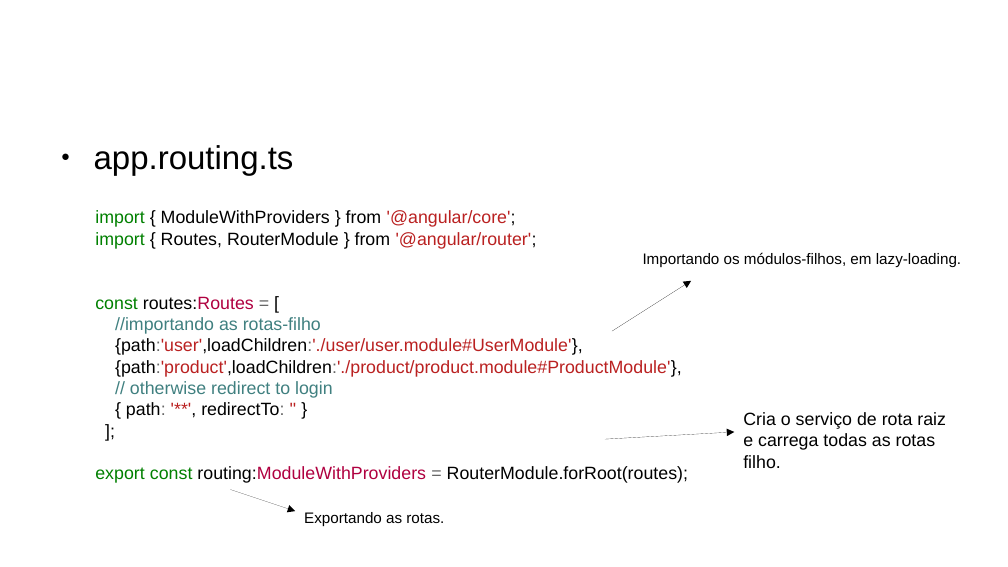
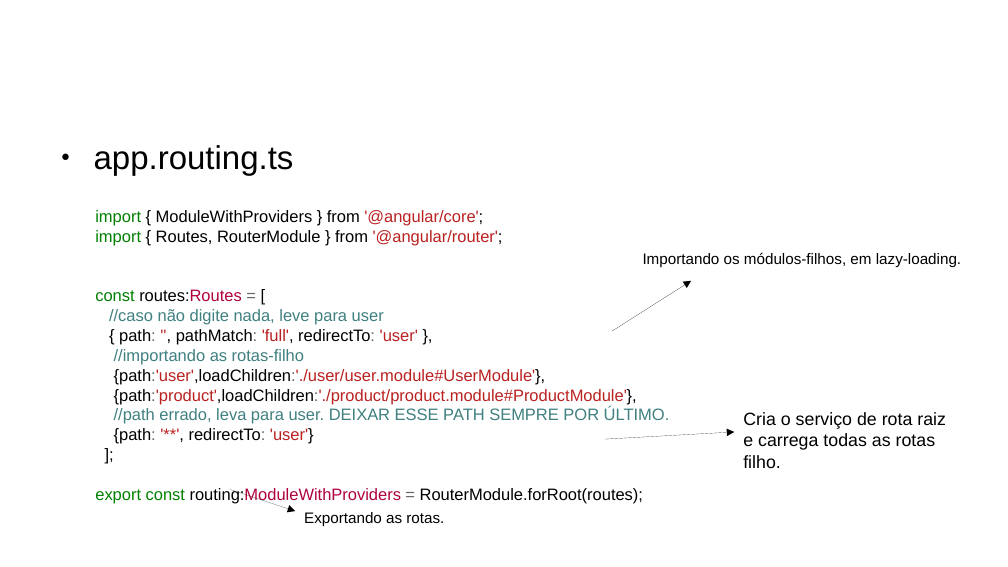
Before and after one commit to CCastro01/PIW-2019_1, a slide deck: slide 14 of SLIDES/14 - Refatoração do Projeto CRUD.odp (slide 16 before the commit). Drawn at 1008x567 pixels with LibreOffice and Linux fonts; fonts in the diff are those of the drawing; background and template pictures are left out. Boxes give left, top, right and bottom in pixels: in the first picture for what was removed or moved away, otherwise in the second. Text is boxed around its words. In the diff, an @@ line names an element or a change of style, - is before the commit and + after.

Commit message:
login no express

```diff
--- a/SLIDES/14 - Refatoração do Projeto CRUD.odp
+++ b/SLIDES/14 - Refatoração do Projeto CRUD.odp
@@ text at (x1=95, y1=210, x2=643, y2=503): size 14 to 13 pt in "import { ModuleWithProviders } from '@angular/core';", "import { Routes, RouterModule } from '@angular/router';", "const routes:Routes = [", "//importando as rotas-filho" and 4 more places @@
@@ text at (x1=109, y1=309, x2=418, y2=345): paragraphs added @@
+//caso não digite nada, leve para user
+{ path: '', pathMatch: 'full', redirectTo: 'user' },
@@ text at (x1=114, y1=407, x2=670, y2=444): text changed; size 14 to 13 pt @@
-// otherwise redirect to login
-{ path: '**', redirectTo: '' }
+//path errado, leva para user. DEIXAR ESSE PATH SEMPRE POR ÚLTIMO.
+{path: '**', redirectTo: 'user'}
```
Also in this commit, not shown: 6 other slides changed, 2 slides removed, 12 other files.
